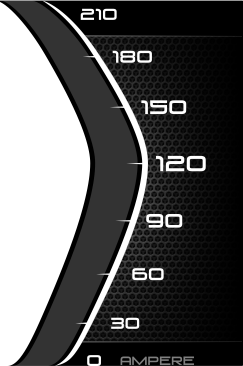
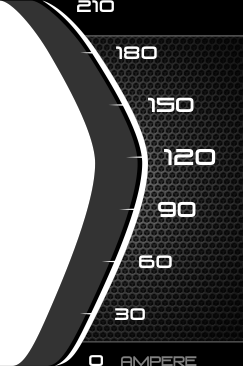
The second 243×366 image is a revision of the first. Changes to its layers:
showed "Pasted Layer #1", painted on it over [0, 0, 243, 366]
hid "Pasted Layer" over [0, 0, 243, 366]
